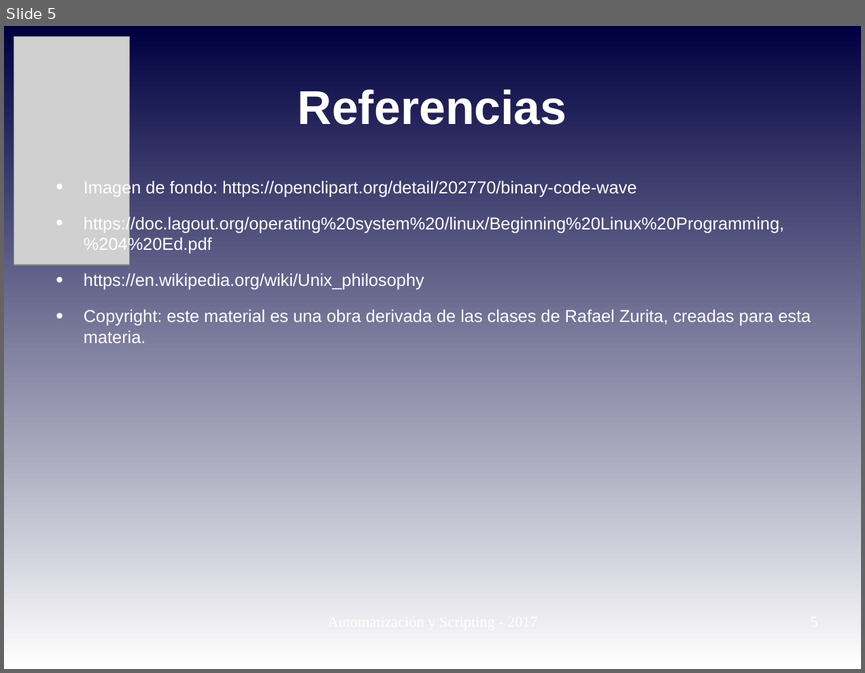
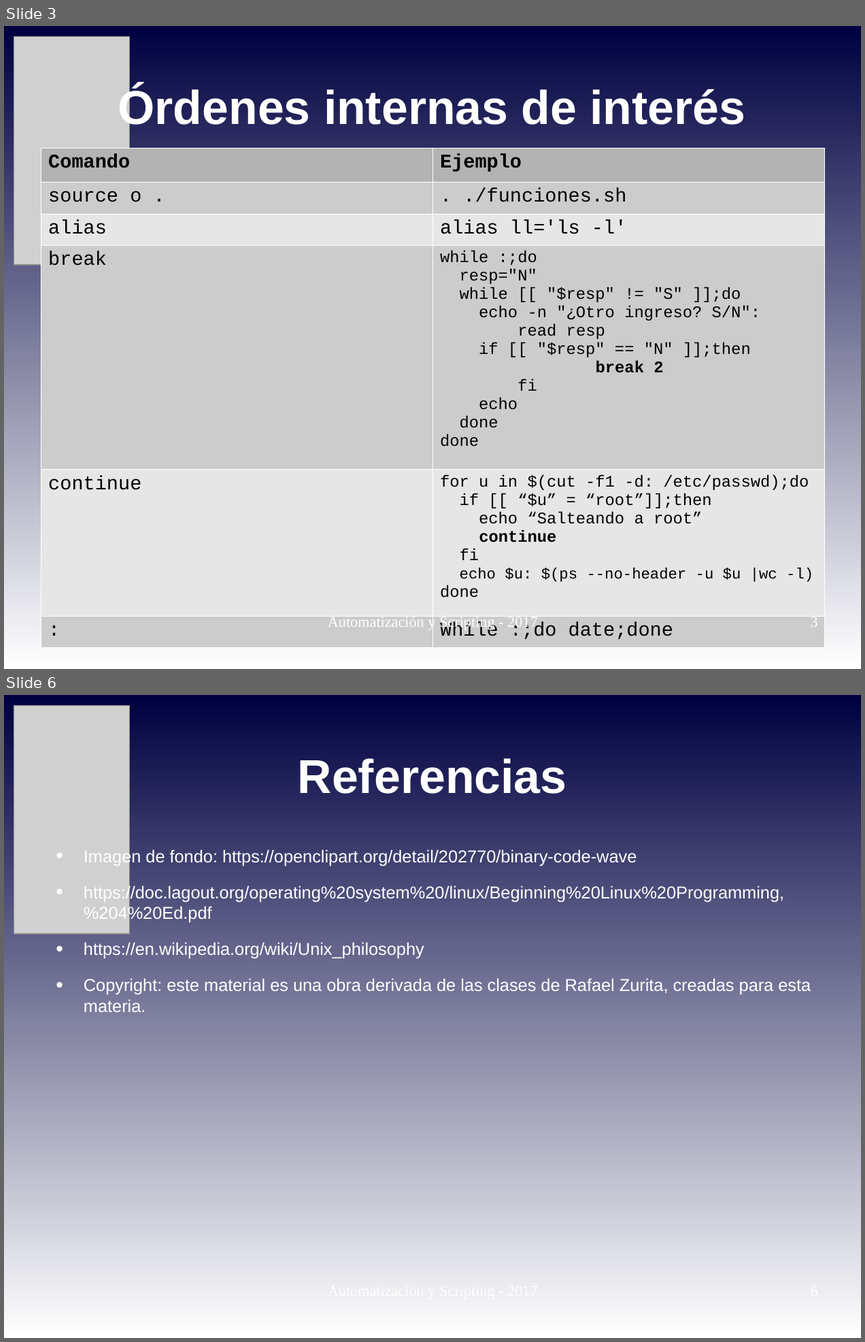
Before and after one commit to niniadcobre/-AutoyScripting, a slide deck: clases/AYS_clase06.odp. Shown one above the other, each under a label of ours: slide 5 before the commit, slides 3 and 6 after it; the slides between them are not shown. The pictures are 865x673 and 865x1342 pixels, drawn with LibreOffice and Linux fonts; fonts in the diff are those of the drawing; grey boxes stand for pictures. Boxes give left, top, right and bottom in pixels: in the first picture for what was removed or moved away, otherwise in the second. Text is boxed around its words. In the diff, an @@ line names an element or a change of style, - is before the commit and + after.

```diff
--- a/clases/AYS_clase06.odp
+++ b/clases/AYS_clase06.odp
@@ slide 3 added at [4,26,861,669], background gradient #000040 to #FFFFFF @@
@@ picture added at [14,37,129,265] @@
@@ title added at [118,86,746,133], 44 pt, text #FFFFFF, bold @@
+Órdenes internas de interés
@@ table added at [41,148,824,648], 6 rows, 2 columns @@
+Comando | Ejemplo
+source o . | . ./funciones.sh
+alias | alias ll='ls -l'
+break | while :;do / resp="N" / while [[ "$resp" != "S" ]];do / echo -n "¿Otro ingreso? S/N": / read resp / if [[ "$resp" == "N" ]];then / break 2 / fi / echo / done / done
+continue | for u in $(cut -f1 -d: /etc/passwd);do if [[ “$u” = “root”]];then / echo “Salteando a root” / continue / fi / echo $u: $(ps --no-header -u $u |wc -l) done
+: | While :;do date;done
@@ text added at [328,614,538,630], 14 pt, text #FFFFFF @@
+Automatización y Scripting - 2017
@@ page number added at [810,616,818,626], 14 pt, text #FFFFFF @@
+3
@@ what was slide 5 is now slide 6 @@
```
Also in this commit, not shown: 1 slide changed, 3 other slides added, 3 slides removed, 8 other files.
